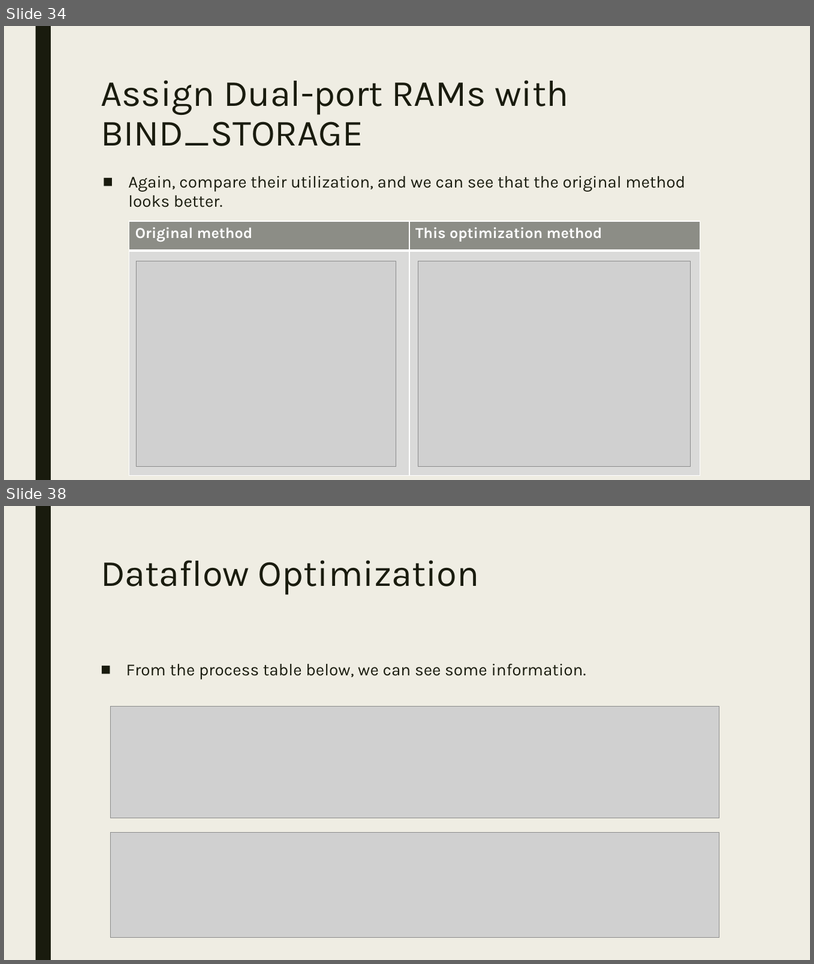
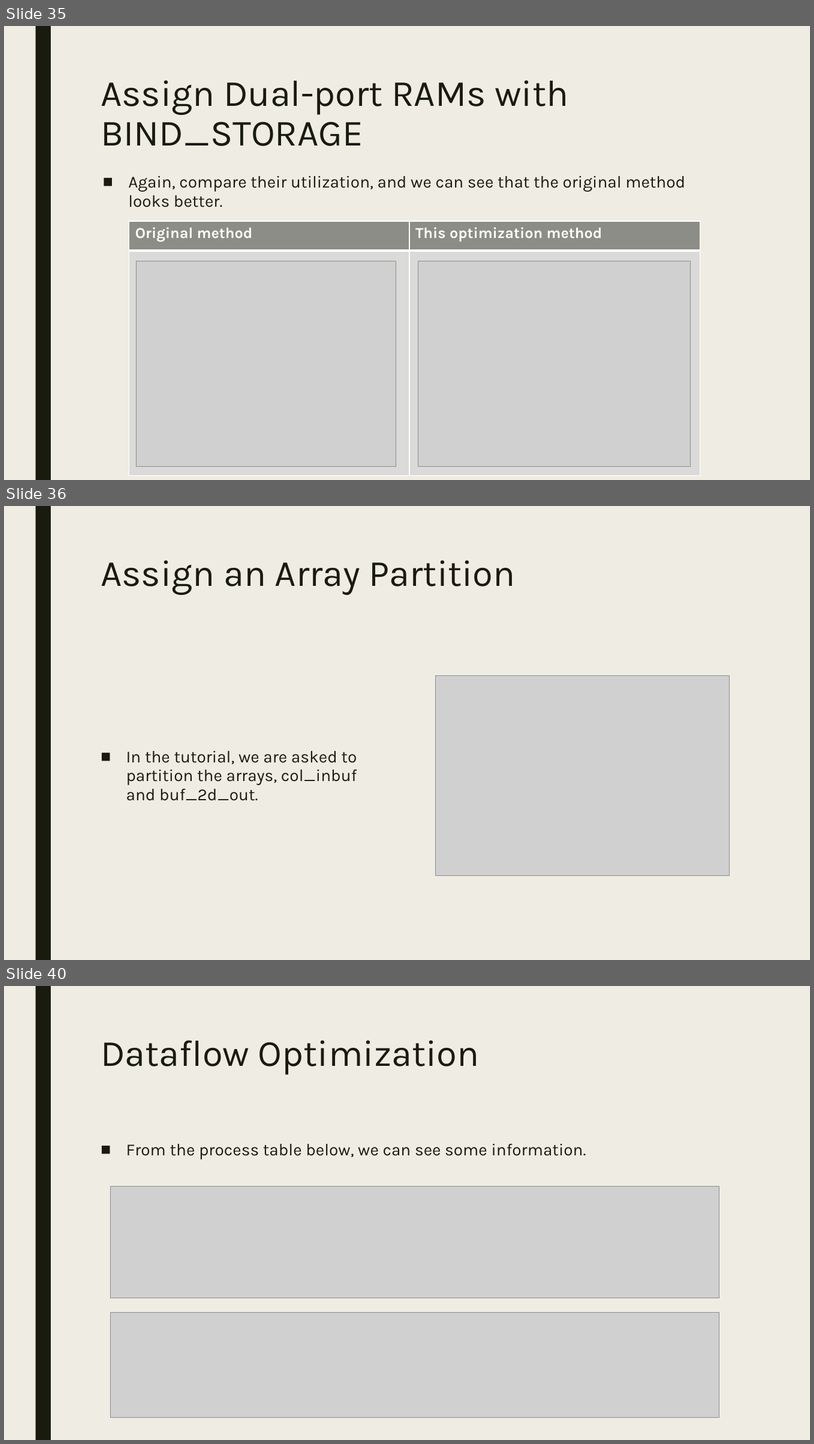
Before and after one commit to JasonYanggg/HLS, a slide deck: dct_prj/110061519_labA_report.pptx. Shown one above the other, each under a label of ours: slides 34 and 38 before the commit, slides 35, 36 and 40 after it; the slides between them are not shown. The pictures are 814x964 and 814x1444 pixels, drawn with LibreOffice and Linux fonts; fonts in the diff are those of the drawing; grey boxes stand for pictures. Boxes give left, top, right and bottom in pixels: in the first picture for what was removed or moved away, otherwise in the second. Text is boxed around its words. In the diff, an @@ line names an element or a change of style, - is before the commit and + after.

```diff
--- a/dct_prj/110061519_labA_report.pptx
+++ b/dct_prj/110061519_labA_report.pptx
@@ slide 36 added at bbox=[4, 506, 810, 960], background #EFEDE3; not listed: 1 template element that a slide beside it also shows @@
@@ title added at bbox=[101, 560, 516, 595], 44 pt, text #191B0E @@
+Assign an Array Partition
@@ picture added at bbox=[436, 676, 730, 876] @@
@@ text added at bbox=[126, 750, 357, 801], 20 pt, text #191B0E @@
+■ In the tutorial, we are asked to partition the arrays, col_inbuf and buf_2d_out.
@@ what was slide 34 is now slide 35 @@
@@ what was slide 38 is now slide 40 @@
```
Also in this commit, not shown: 5 slides changed, 5 other slides added, 1 other file.
